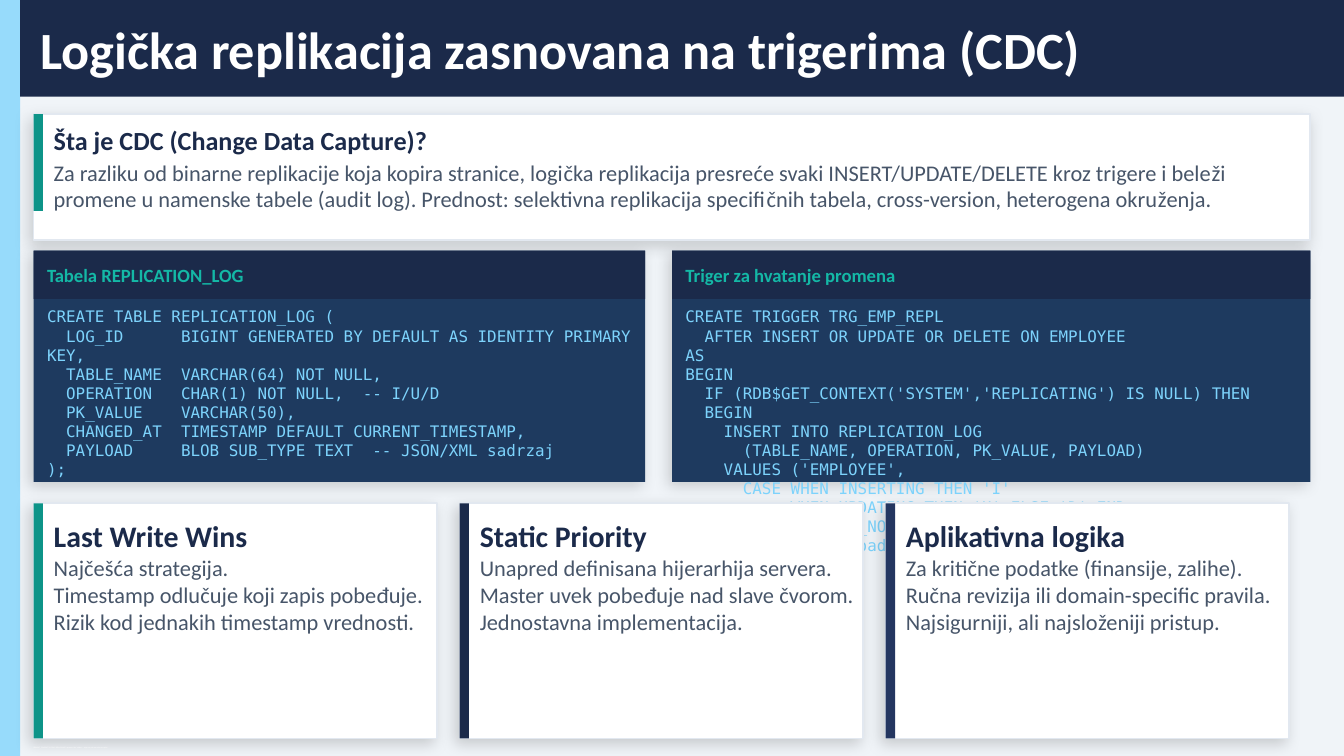
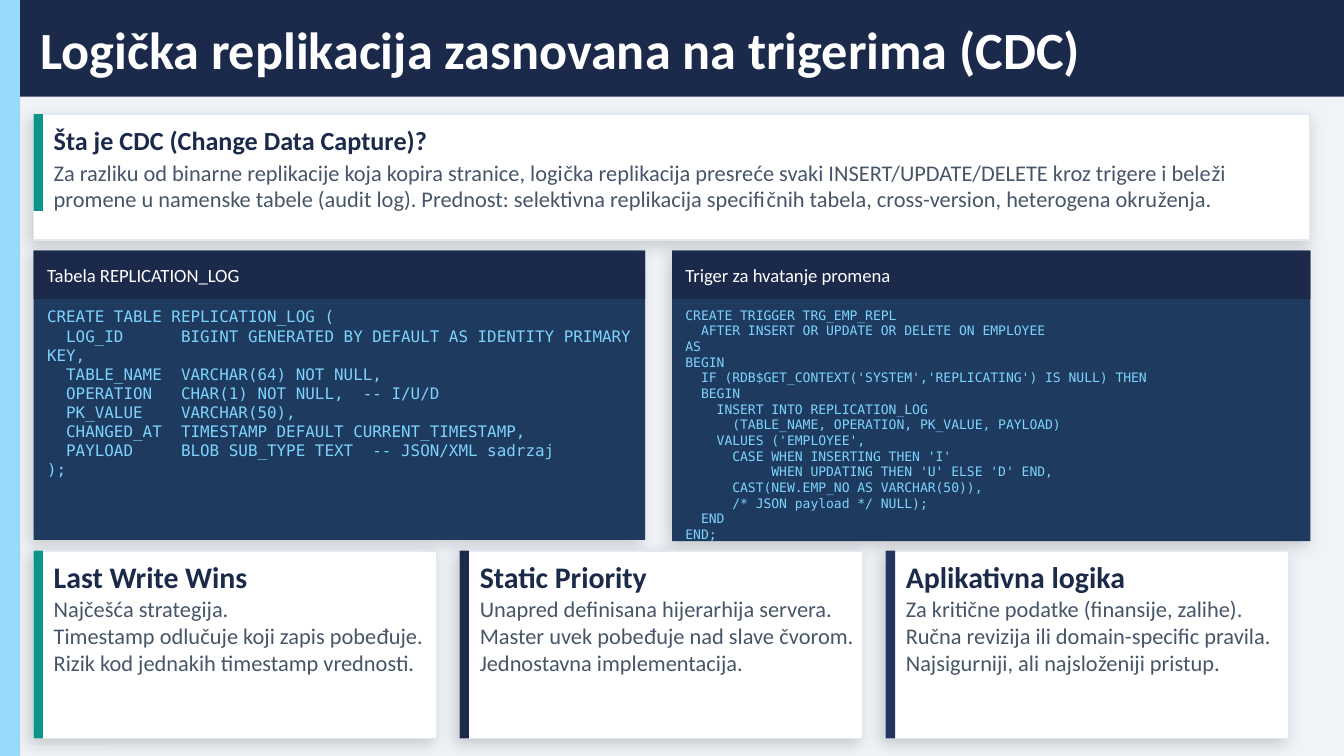
Before and after one commit to jefimija-stamenovic/subp, a slide deck: slide 7 of seminarski-3/Replikacija podataka (replication and mirroring) kod Firebird baze podataka.pptx. Drawn at 1344x756 pixels with LibreOffice and Linux fonts; fonts in the diff are those of the drawing. Boxes give left, top, right and bottom in pixels: in the first picture for what was removed or moved away, otherwise in the second. Text is boxed around its words. In the diff, an @@ line names an element or a change of style, - is before the commit and + after.

```diff
--- a/seminarski-3/Replikacija podataka (replication and mirroring) kod Firebird baze podataka.pptx
+++ b/seminarski-3/Replikacija podataka (replication and mirroring) kod Firebird baze podataka.pptx
@@ rectangle: place and size @@
-rectangle at [34, 250, 645, 481]
+rectangle at [34, 250, 645, 539]
@@ text "Tabela REPLICATION_LOG" at [47, 269, 239, 285]: text colour #14B8A6 to #FFFFFF, bold off @@
@@ rectangle: place and size @@
-rectangle at [672, 250, 1310, 481]
+rectangle at [672, 250, 1310, 540]
@@ text "Triger za hvatanje promena" at [685, 269, 891, 285]: text colour #14B8A6 to #FFFFFF, bold off @@
@@ text "CREATE TRIGGER TRG_EMP_REPL" at [685, 310, 1147, 542]: size 8.5 to 7 pt @@
@@ rectangle: place and size @@
-rectangle at [34, 504, 437, 739]
+rectangle at [34, 551, 437, 739]
@@ rectangle: place and size @@
-rectangle at [34, 504, 43, 739]
+rectangle at [34, 551, 43, 739]
@@ rectangle: place and size @@
-rectangle at [460, 504, 863, 739]
+rectangle at [460, 551, 863, 739]
@@ rectangle: place and size @@
-rectangle at [460, 504, 469, 739]
+rectangle at [460, 551, 469, 739]
@@ rectangle: place and size @@
-rectangle at [886, 504, 1289, 739]
+rectangle at [886, 551, 1289, 739]
@@ rectangle: place and size @@
-rectangle at [886, 504, 895, 739]
+rectangle at [886, 551, 895, 739]
@@ 6 texts: place and size @@
-6 texts at [54, 526, 1270, 634]
+6 texts at [54, 567, 1270, 675]
```
Also in this commit, not shown: 2 other slides changed, 8 other files.
